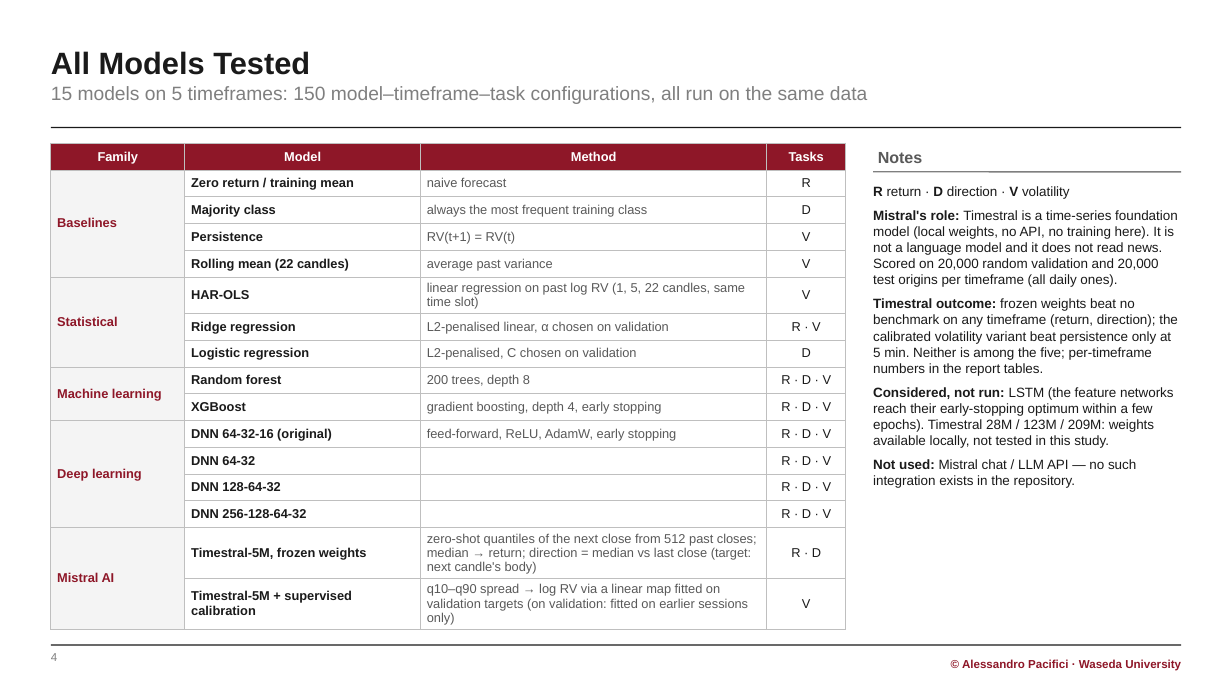
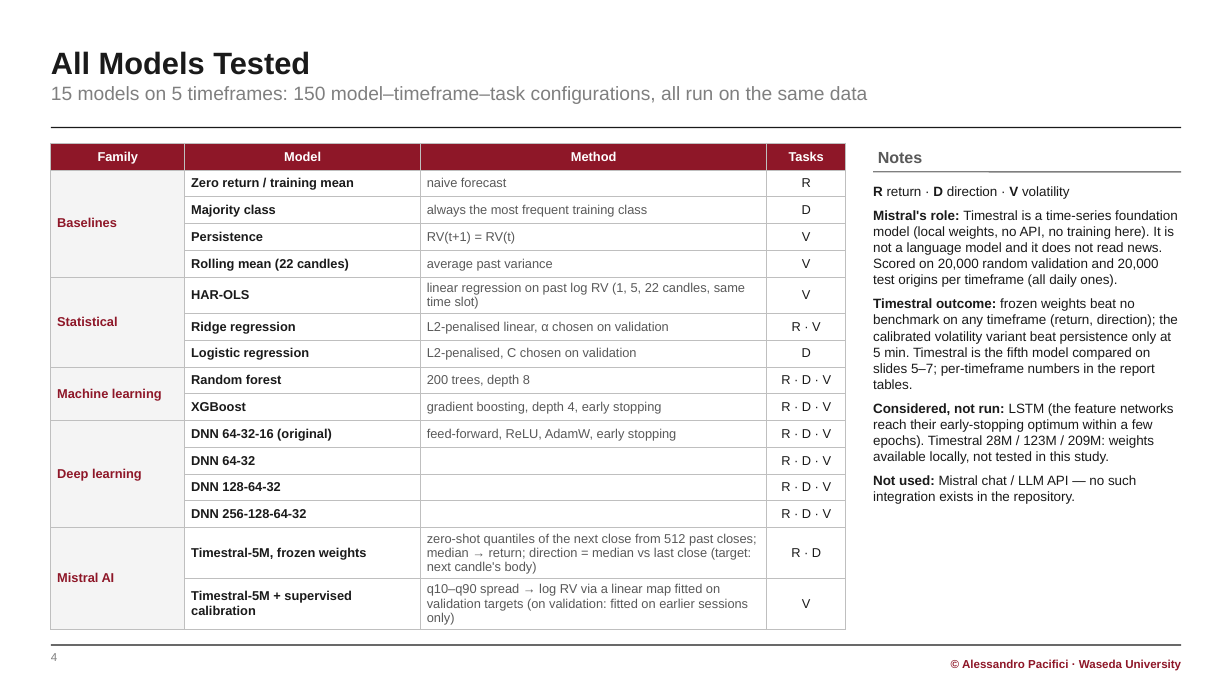
Before and after one commit to Paciooo/Project_ai_ML_bigdata, a slide deck: slide 4 of presentation/NASDAQ_multitarget_report.pptx. Drawn at 1232x693 pixels with LibreOffice and Linux fonts; fonts in the diff are those of the drawing. Boxes give left, top, right and bottom in pixels: in the first picture for what was removed or moved away, otherwise in the second. Text is boxed around its words. In the diff, an @@ line names an element or a change of style, - is before the commit and + after.

```diff
--- a/presentation/NASDAQ_multitarget_report.pptx
+++ b/presentation/NASDAQ_multitarget_report.pptx
@@ text at [873, 298, 1178, 389]: text changed @@
-▪ Timestral outcome: frozen weights beat no benchmark on any timeframe (return, direction); the calibrated volatility variant beat persistence only at 5 min. Neither is among the five; per-timeframe numbers in the report tables.
+▪ Timestral outcome: frozen weights beat no benchmark on any timeframe (return, direction); the calibrated volatility variant beat persistence only at 5 min. Timestral is the fifth model compared on slides 5–7; per-timeframe numbers in the report tables.
```
Also in this commit, not shown: 7 other slides changed, 9 other files.
